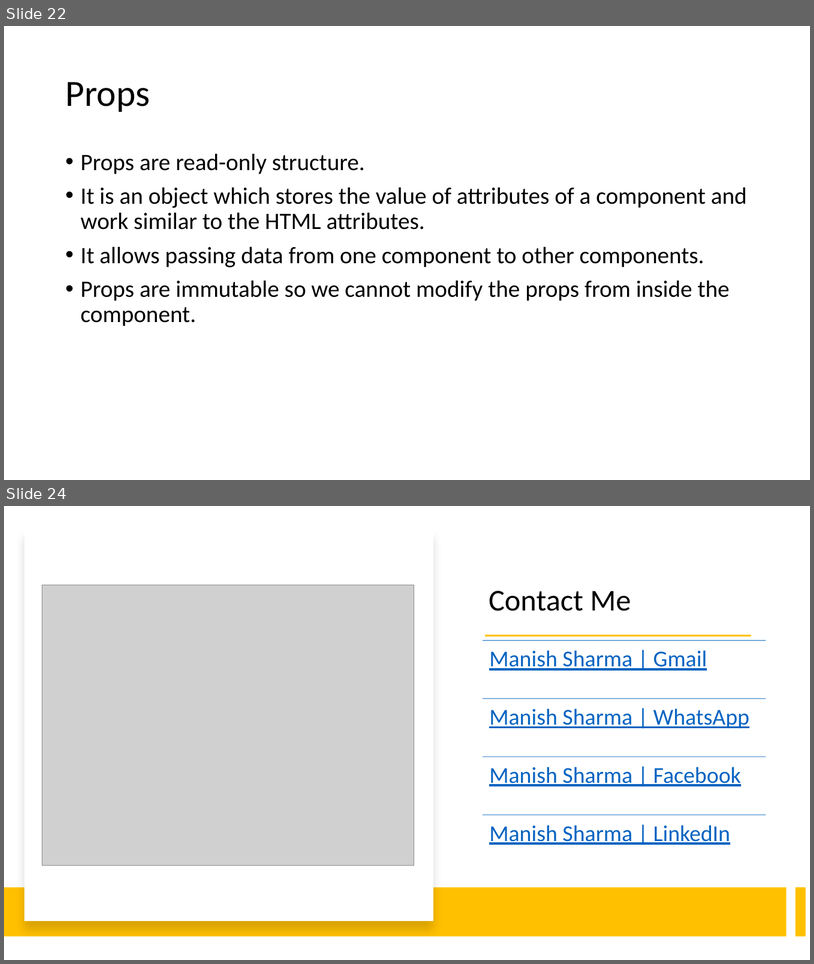
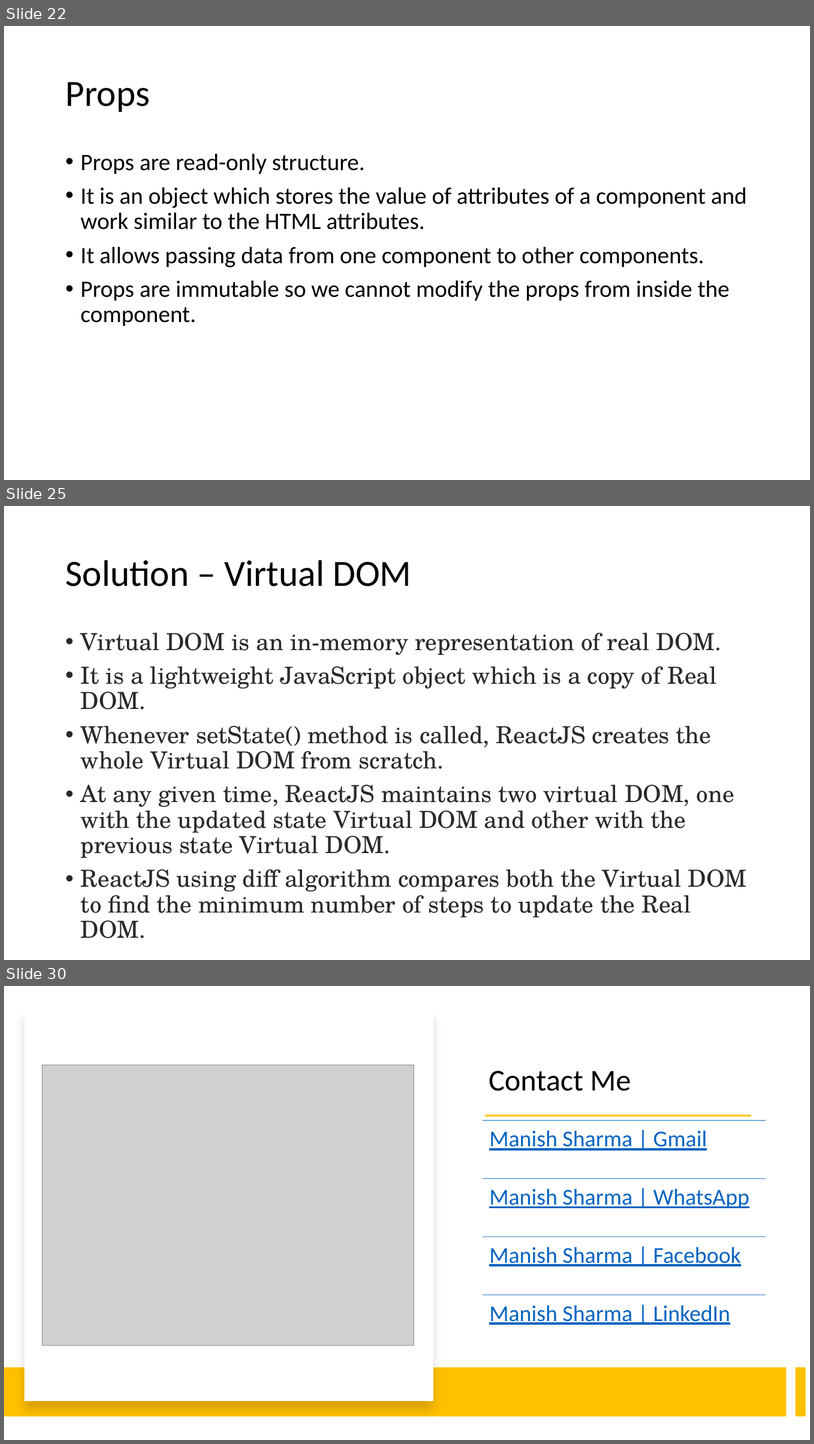
Before and after one commit to explore-with-manish/im-jan24, a slide deck: React/Notes/React.pptx. Shown one above the other, each under a label of ours: slides 22 and 24 before the commit, slides 22, 25 and 30 after it; the slides between them are not shown. The pictures are 814x964 and 814x1444 pixels, drawn with LibreOffice and Linux fonts; fonts in the diff are those of the drawing; grey boxes stand for pictures. Boxes give left, top, right and bottom in pixels: in the first picture for what was removed or moved away, otherwise in the second. Text is boxed around its words. In the diff, an @@ line names an element or a change of style, - is before the commit and + after.

```diff
--- a/React/Notes/React.pptx
+++ b/React/Notes/React.pptx
@@ slide 25 added at (4, 506, 810, 960), background #FFFFFF @@
@@ title added at (65, 560, 411, 586), 44 pt, text #000000 @@
+Solution – Virtual DOM
@@ text added at (81, 633, 747, 917), 28 pt, text #292929 @@
+• Virtual DOM is an in-memory representation of real DOM.
+• It is a lightweight JavaScript object which is a copy of Real DOM.
+• Whenever setState() method is called, ReactJS creates the whole Virtual DOM from scratch.
+• At any given time, ReactJS maintains two virtual DOM, one with the updated state Virtual DOM and other with the previous state Virtual DOM.
+• ReactJS using diff algorithm compares both the Virtual DOM to find the minimum number of steps to update the Real DOM.
@@ what was slide 24 is now slide 30 @@
```
Also in this commit, not shown: 5 other slides added, 3 other files.
